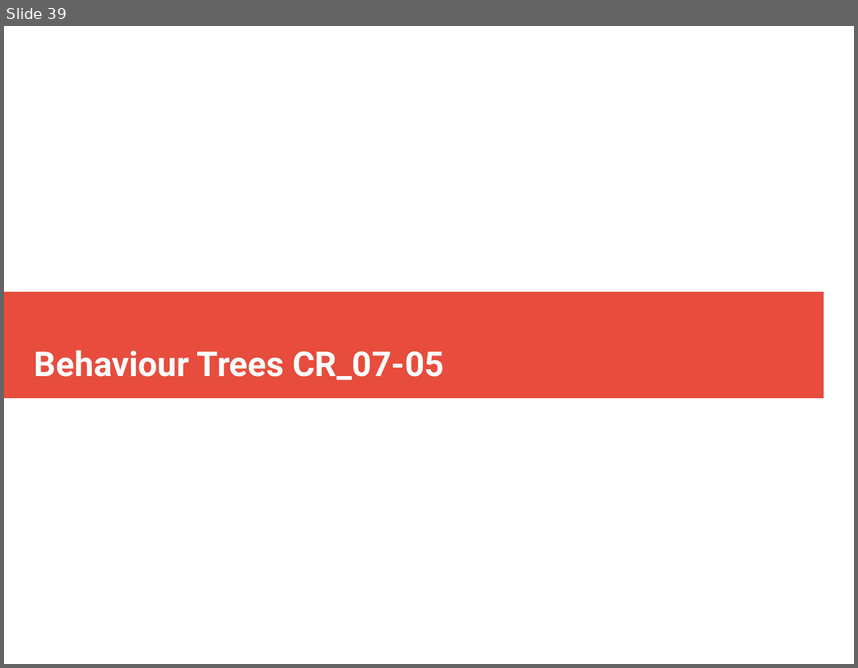
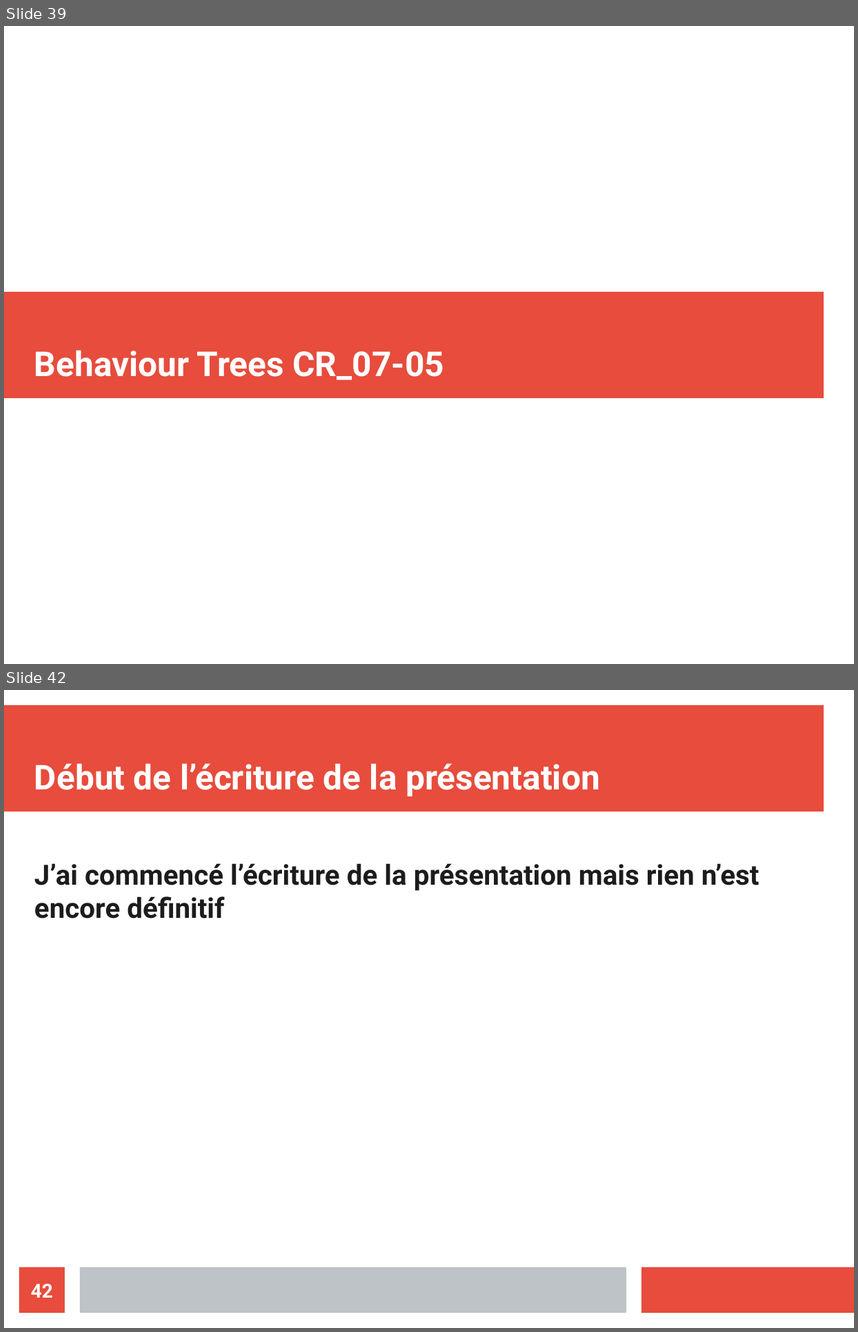
Before and after one commit to ValentinLebouvier/TAL2019, a slide deck: Comptes Rendus/CR.odp. Shown one above the other, each under a label of ours: slide 39 before the commit, slides 39 and 42 after it; the slides between them are not shown. The pictures are 858x668 and 858x1332 pixels, drawn with LibreOffice and Linux fonts; fonts in the diff are those of the drawing. Boxes give left, top, right and bottom in pixels: in the first picture for what was removed or moved away, otherwise in the second. Text is boxed around its words. In the diff, an @@ line names an element or a change of style, - is before the commit and + after.

```diff
--- a/Comptes Rendus/CR.odp
+++ b/Comptes Rendus/CR.odp
@@ slide 42 added at (x1=4, y1=690, x2=854, y2=1328), background #FFFFFF @@
@@ rectangle added at (x1=4, y1=705, x2=824, y2=812), fill #E74C3C @@
@@ title added at (x1=34, y1=763, x2=600, y2=796), 32 pt, text #FFFFFF, bold @@
+Début de l’écriture de la présentation
@@ text added at (x1=34, y1=863, x2=760, y2=918), 26 pt, text #1C1C1C, bold @@
+J’ai commencé l’écriture de la présentation mais rien n’est encore définitif
@@ page number added at (x1=19, y1=1267, x2=65, y2=1312), fill #E74C3C, 18 pt, text #FFFFFF, bold @@
+42
@@ rectangle added at (x1=80, y1=1267, x2=626, y2=1312), fill #BDC3C7 @@
@@ rectangle added at (x1=642, y1=1267, x2=854, y2=1312), fill #E74C3C @@
```
Also in this commit, not shown: 3 slides changed, 2 other slides added, 15 other files.
